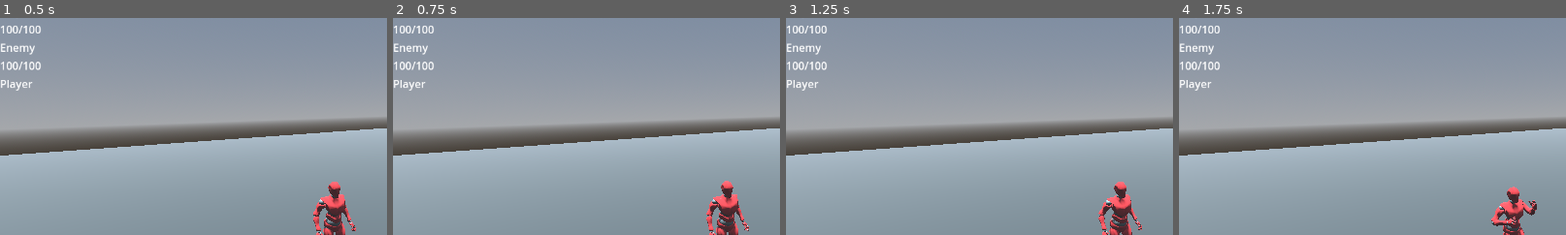
Above: before the commit, frames 1-4 (left to right).
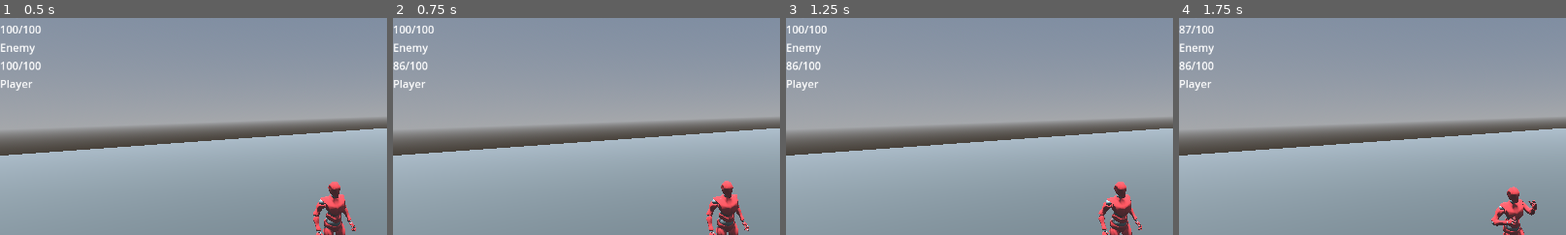
Above: after the commit, the same moments.

Repository: Cute-Fame-Studio/3D-TurnBasedCombat
Game: Godot game, scene res://maps/battle_scenes/test.tscn
Same seed, same stepped clock (60 frames per second), same inputs: the game is played once before the commit and once after it.
Inputs (mouse positions are % of the whole screen's width and height, from its top left):
- Up to frame 1 (0.5 s): no input
- Up to frame 2 (0.75 s): click "Attack" at 0.5 s
- Up to frame 3 (1.25 s): no input
- Up to frame 4 (1.75 s): move the mouse to (72, 45) at 1.27 s; click (72, 45) at 1.42 s
The pictures show only the part of the screen within x 0-50%, y 7-57%; the shares and areas given below are measured in that part.

Frame 1 is identical in both runs. In frame 2, 0.2% of the frame differs, in the area x 0-11%, y 20-25%; in frame 3, 0.2%; in frame 4, 0.4%, in the area x 0-11%, y 3-25%.

Commit message:
Update formulas.gd to fix damage taking
Formulas was initially outputting negative damage

Diff:
--- a/battle-manager/formulas.gd
+++ b/battle-manager/formulas.gd
@@ -1,17 +1,17 @@
 class_name Formulas
 
 static func physical_damage(attacker, target, damage) -> int:
-    var offense = attacker.PlayerData.attack + damage
-    var defense = target.PlayerData.defense
-    var total_damage = min(0, defense - offense)
-    return total_damage * element_wheel(attacker.PlayerData.element, target.PlayerData.element)
+	var offense = attacker.PlayerData.attack + damage
+	var defense = target.PlayerData.defense
+	var total_damage = max(0, offense-defense)
+	return total_damage * element_wheel(attacker.PlayerData.element, target.PlayerData.element)
 
 static func element_wheel(attack_element, defend_element) -> float:
-    var multiplier = 1
+	var multiplier = 1
 
-    if attack_element == defend_element + 1:
-        multiplier = 0.5
-    else: if attack_element == defend_element - 1:
-        multiplier = 2
+	if attack_element == defend_element + 1:
+		multiplier = 0.5
+	else: if attack_element == defend_element - 1:
+		multiplier = 2
 
-    return multiplier
+	return multiplier
